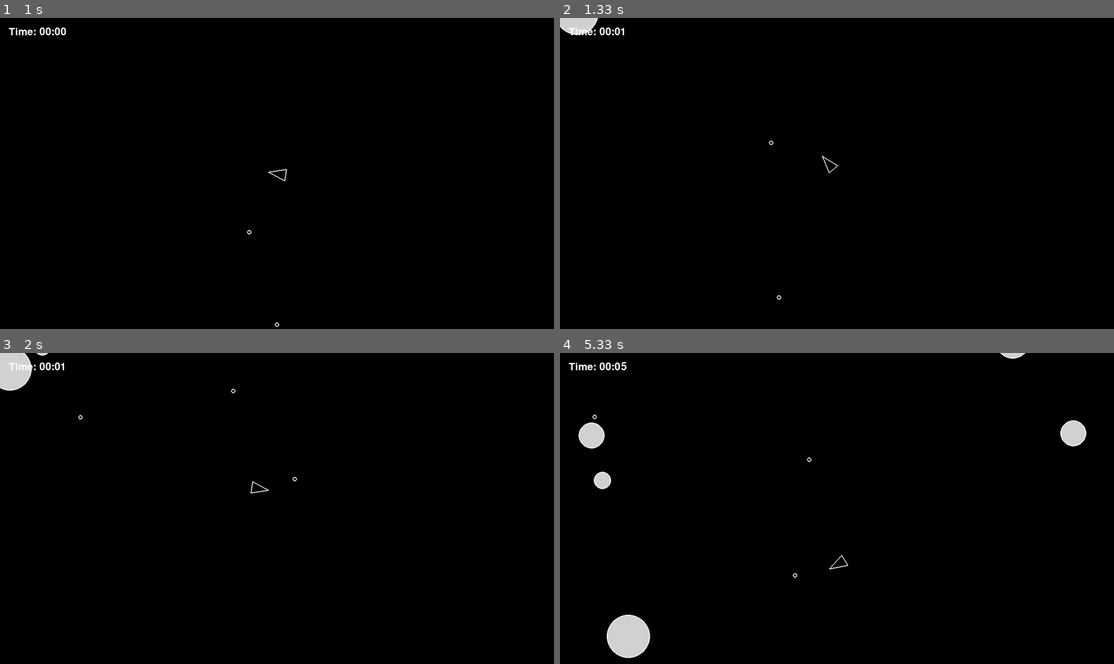
Above: before the commit, frames 1-4 (two rows, left to right).
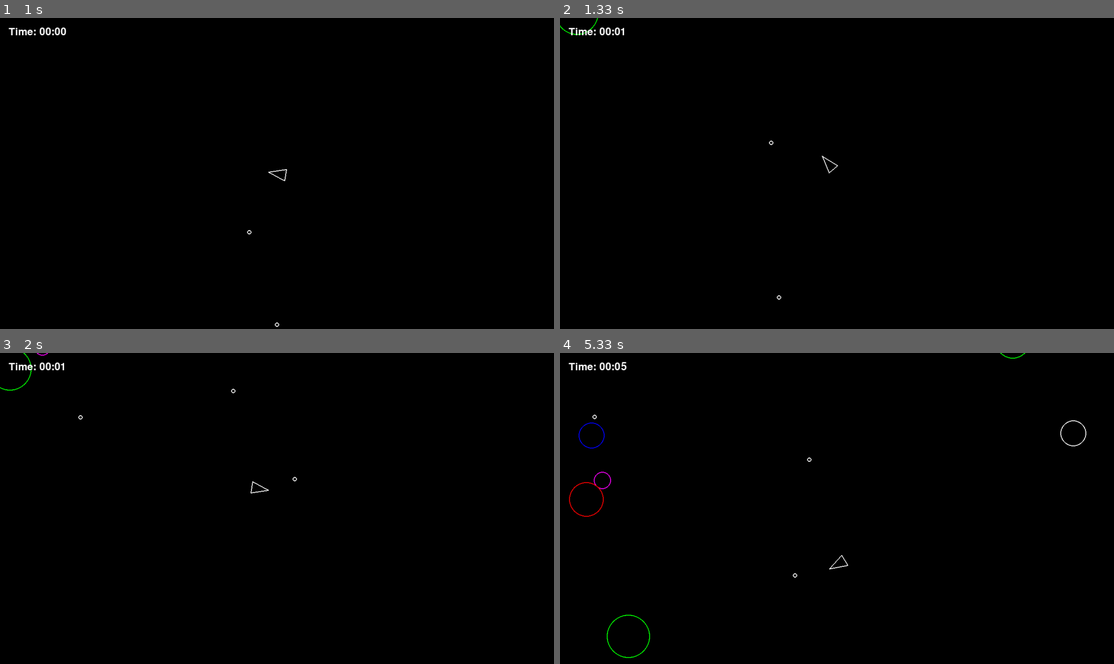
Above: after the commit, the same moments.

Repository: TobiasPartzsch/asteroids-game
Game: pygame game, started from main.py
Same seed, same stepped clock (60 frames per second), same inputs: the game is played once before the commit and once after it.
Inputs:
- Up to frame 1 (1 s): tap Space at 0.33, 0.73 s; hold D from 0.67 s (still down)
- Up to frame 2 (1.33 s): tap Space at 1.03, 1.23 s; release D at 1.13 s; hold W from 1.17 s (still down)
- Up to frame 3 (2 s): release W at 1.47 s; hold D 1.5-1.97 s; tap Space at 1.57, 1.87 s
- Up to frame 4 (5.33 s): hold A 2-2.53 s; tap Space at 2.07, 2.37, 2.63, 2.97, 3.27, 3.4, 3.8, 4.1, 4.47, 4.87, 5.17 s; hold S 2.57-2.87 s; hold A 2.9-3.3 s; hold W 3.33-3.7 s; hold D 3.73-4.37 s; hold S 4.4-4.77 s; hold A 4.8-5.27 s; hold D from 5.3 s (still down)

Frame 1 is identical in both runs. In frame 2, 0.3% of the frame differs, in the area x 0-7%, y 0-6%; in frame 3, 0.6%; in frame 4, 1.7%, in the area x 1-95%, y 0-99%.

Commit message:
lots of debugging code. leaving it in for documentation but will get cleaned up

Diff:
--- a/asteroid_sprite.py
+++ b/asteroid_sprite.py
@@ -1,4 +1,5 @@
 import random
+import time
 from typing import Any, Callable
 
 import pygame
@@ -18,13 +19,25 @@
         CircleShape (_type_): Asteroids are circular shapes.
     """
 
+    # frame_counter = 0
+    first_fragment_id = None
+
     def __init__(self, position: pygame.Vector2, radius: float) -> None:
         """Initialize asteroid with position, radius, and invulnerability timer."""
         super().__init__(position, radius)
+        print(f"CONSTRUCTOR: Created at {position}, stored as {self._position}")
         self.invulnerable_timer = asteroids.SPAWN_INVUL_TIME_IN_SEC
+        print(f"CONSTRUCTOR: asteroid {id(self)} timer = {self.invulnerable_timer} (setting is {asteroids.SPAWN_INVUL_TIME_IN_SEC})")
+        # Color based on object ID
+        colors = ["white", "red", "green", "blue", "yellow", "cyan", "magenta"]
+        self.debug_color = colors[id(self) % len(colors)]
 
     def draw(self, screen: pygame.Surface) -> None:
         """Draw asteroids as a simple circle with a white border."""
+        # # Only debug fragments, and only occasionally
+        # if hasattr(self, 'is_fragment') and pygame.time.get_ticks() % 1000 < 50:  # 50ms window every second
+        #     print(f"Drawing fragment {id(self)}: pos={self.position}, radius={self.radius}")
+
         if self.invulnerable_timer > 0:
             on_cycles, off_cycles = asteroids.INVULNERABILITY_BLINK_PATTERN
             total_cycle = on_cycles + off_cycles
@@ -38,18 +51,18 @@
             1 + asteroids.BORDER_WIDTH_INVULNERABLE_MULTIPLIER * (self.invulnerable_timer > 0)
         )
 
-        # Draw filled circle first
-        pygame.draw.circle(
-            screen,
-            color=asteroids.FILL_COLOR,
-            center=self.position,
-            radius=self.radius,
-        )
+        # # Draw filled circle first
+        # pygame.draw.circle(
+        #     screen,
+        #     color=asteroids.FILL_COLOR,
+        #     center=self.position,
+        #     radius=self.radius,
+        # )
 
         # Draw border on top
         pygame.draw.circle(
             screen,
-            color=asteroids.BORDER_COLOR,
+            color=self.debug_color,  # asteroids.BORDER_COLOR,
             center=self.position,
             radius=self.radius,
             width=border_width,
@@ -57,10 +70,77 @@
 
     def update(self, dt: float) -> None:
         """Update our state in the game."""
+        if hasattr(self, 'is_fragment') and self.is_fragment:
+            if not hasattr(self, 'update_calls'):
+                self.update_calls = 0
+                self.update_call_stack = []
+
+            self.update_calls += 1
+
+            # Track where update is being called from
+            import traceback
+            if self.update_calls <= 5:  # Only first 5 calls
+                stack = traceback.extract_stack()
+                print(f"Fragment {id(self)}: Update call #{self.update_calls}")
+                print(f"  Called from: {stack[-3].filename}:{stack[-3].lineno} in {stack[-3].name}")
+                print(f"  Line: {stack[-3].line}")
+
+        # Add this to your asteroid update method for debugging:
+        if hasattr(self, 'is_fragment') and hasattr(self, 'manual_position'):
+            # Manual position tracking
+            self.manual_position += self.velocity * dt
+            auto_pos = self.position
+            manual_distance = (self.manual_position - self.start_pos).length()
+            auto_distance = (auto_pos - self.start_pos).length()
+            if self.frame_count == 33:
+                print(f"Manual calculation: {manual_distance:.1f}px, Pygame: {auto_distance:.1f}px")
+
+        elif hasattr(self, 'is_fragment'):
+            self.manual_position = self.position.copy()
+
+
+        if hasattr(self, 'is_fragment') and not hasattr(self, 'first_update_called'):
+            print(f"FIRST UPDATE CALL for fragment {id(self)} at {self.position}")
+            self.first_update_called = True
+
+        # Clean fragment tracking
+        if hasattr(self, 'is_fragment') and self.is_fragment:
+            if not hasattr(self, 'last_debug_time'):
+                self.last_debug_time = pygame.time.get_ticks()
+                self.start_pos = pygame.Vector2(self.position.x, self.position.y)
+                self.frame_count = 0
+                print(f"Fragment {id(self)}: START at {self.position}, start_pos set to {self.start_pos}")
+                print(f"_position: {self._position}, position: {self.position}, same? {self._position == self.position}")
+
+            self.frame_count += 1
+            current_time = pygame.time.get_ticks()
+            if current_time - self.last_debug_time >= 500:  # Every 500ms
+                distance_from_start = (self.position - self.start_pos).length()
+                elapsed_time = (current_time - self.creation_time) / 1000.0
+                expected_distance = self.velocity.length() * elapsed_time
+                print(f"Fragment {id(self)}: {self.frame_count} frames, moved {distance_from_start:.1f}px, expected {expected_distance:.1f}px")
+                self.last_debug_time = current_time
+
+        if hasattr(self, 'is_fragment') and id(self) == Asteroid.first_fragment_id:
+            old_pos = self.position.copy()
+            old_x, old_y = float(old_pos.x), float(old_pos.y)
+
         if self.invulnerable_timer > 0:
             self.invulnerable_timer -= dt
 
-        self.position += self.velocity * dt
+        if hasattr(self, 'is_fragment'):
+            self.position = self.manual_position.copy()
+        else:
+            self.position += self.velocity * dt
+        # self.position += self.velocity * dt
+
+        if hasattr(self, 'is_fragment') and id(self) == Asteroid.first_fragment_id:
+            new_x, new_y = float(self.position.x), float(self.position.y)
+            actual_dx = new_x - old_x
+            actual_dy = new_y - old_y
+            expected_dx = self.velocity.x * dt
+            expected_dy = self.velocity.y * dt
+            print(f"Frame update: dx={actual_dx:.6f} (exp {expected_dx:.6f}), dy={actual_dy:.6f} (exp {expected_dy:.6f})")
 
         # Clean up if completely off-screen with buffer zone
         buffer = self.radius + 50  # Extra tolerance
@@ -73,28 +153,60 @@
         if not self.rect.colliderect(screen_rect):
             self.kill()
 
+    def kill(self):
+        print(f"KILLING asteroid at {self.position}")
+        super().kill()
+
     def split(self) -> None:
         """Split ourselves and create a number of new smaller asteroids moving in random (within limits) directions.
         The number of new asteroids and their directions (via a multiplier of our current velocity vector) is governed by constants.py.
         This asteroid gets killed.
         """
+        print(f"=== SPLIT START === asteroid {id(self)} at {self.position}")
+        print(f"SPLIT CALLED on asteroid at {self.position} with velocity {self.velocity}")
         self.kill()
 
         # don't split minimal asteroids
         if self.radius <= asteroids.MIN_RADIUS:
             return
 
+
         angle = random.uniform(*asteroids.SPLIT_ANGLE)
         new_radius = self.radius - asteroids.MIN_RADIUS
         for direction in asteroids.SPLIT_DIRECTIONS:
+            original_velocity = self.velocity.copy()
+            rotated_velocity = original_velocity.rotate(angle * direction)
+
+            print(f"Original: {original_velocity}, magnitude: {original_velocity.length():.1f}")
+            print(f"Rotated by {angle * direction}°: {rotated_velocity}, magnitude: {rotated_velocity.length():.1f}")
+            print(f"Expected magnitude should be: {original_velocity.length():.1f}")
+
+            print(f"Creating fragment with direction {direction}, angle {angle * direction}")
             a = Asteroid(self.position, new_radius)
+            print(f"JUST CREATED: pos={a.position}")
+            if Asteroid.first_fragment_id is None:
+                Asteroid.first_fragment_id = id(a)
+                print(f"Tracking fragment {id(a)} for detailed position debug")
+
+            print(f"FRAGMENT CREATED: timer is {a.invulnerable_timer}")
+            a.invulnerable_timer = asteroids.SPAWN_INVUL_TIME_IN_SEC  # Force fresh timer
+            print(f"Fragment groups: {[g.__class__.__name__ + str(id(g)) for g in a.groups()]}")
             a.velocity = self.velocity.copy()
+            print(f"SPLIT_SPEEDUP = {asteroids.SPLIT_SPEEDUP}")
+            print(f"old velocity = {a.velocity}")
             a.velocity *= asteroids.SPLIT_SPEEDUP
+            print(f"sped up velocity = {a.velocity}")
             a.velocity = a.velocity.rotate(angle * direction)
-            offset = a.velocity.normalize() * new_radius * 3
-            # print(f"offset for splitting: {offset}")
-            a.position += offset
-
+            print(f"rotated velocity = {a.velocity}")
+            # offset = a.velocity.normalize() * new_radius * 3
+            # # print(f"offset for splitting: {offset}")
+            # a.position += offset
+            print(f"Fragment {direction}: pos={a.position}, vel={a.velocity}, radius={new_radius}")
+            a.is_fragment = True  # Mark as fragment for tracking
+            a.creation_time = pygame.time.get_ticks()
+            print(f"AFTER SETUP: pos={a.position}")
+
+        print(f"=== SPLIT COMPLETED ===")
 
     def bounce_with(self, other: "Asteroid") -> None:
         """Bounce with another asteroid. Both velocities will be changed.
@@ -111,6 +223,8 @@
             behaviour: CollisionBehaviour=CollisionBehaviour.DELETE):
         # Dictionary mapping behaviours to methods
         # TODO: move to constants.py eventually. Maybe
+        print(f"=== COLLISION START === asteroid {id(self)} at {self.position}")
+        print(f"COLLISION CALLED on asteroid at {self.position} with velocity {self.velocity}")
         behaviours: dict[CollisionBehaviour, Callable[[], None]] = {
             CollisionBehaviour.NOTHING: lambda: None,
             CollisionBehaviour.DELETE: lambda: do(self.kill, other_asteroid.kill),
